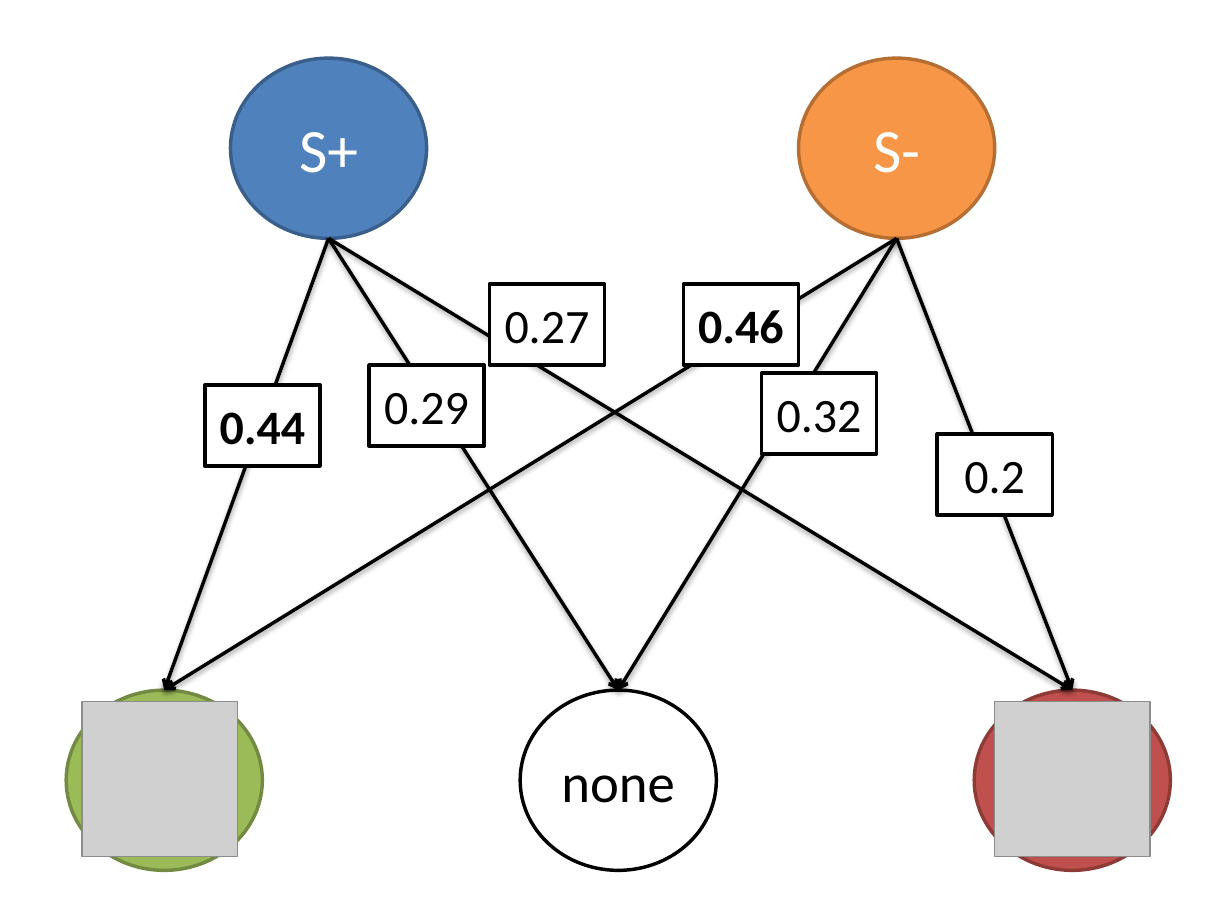
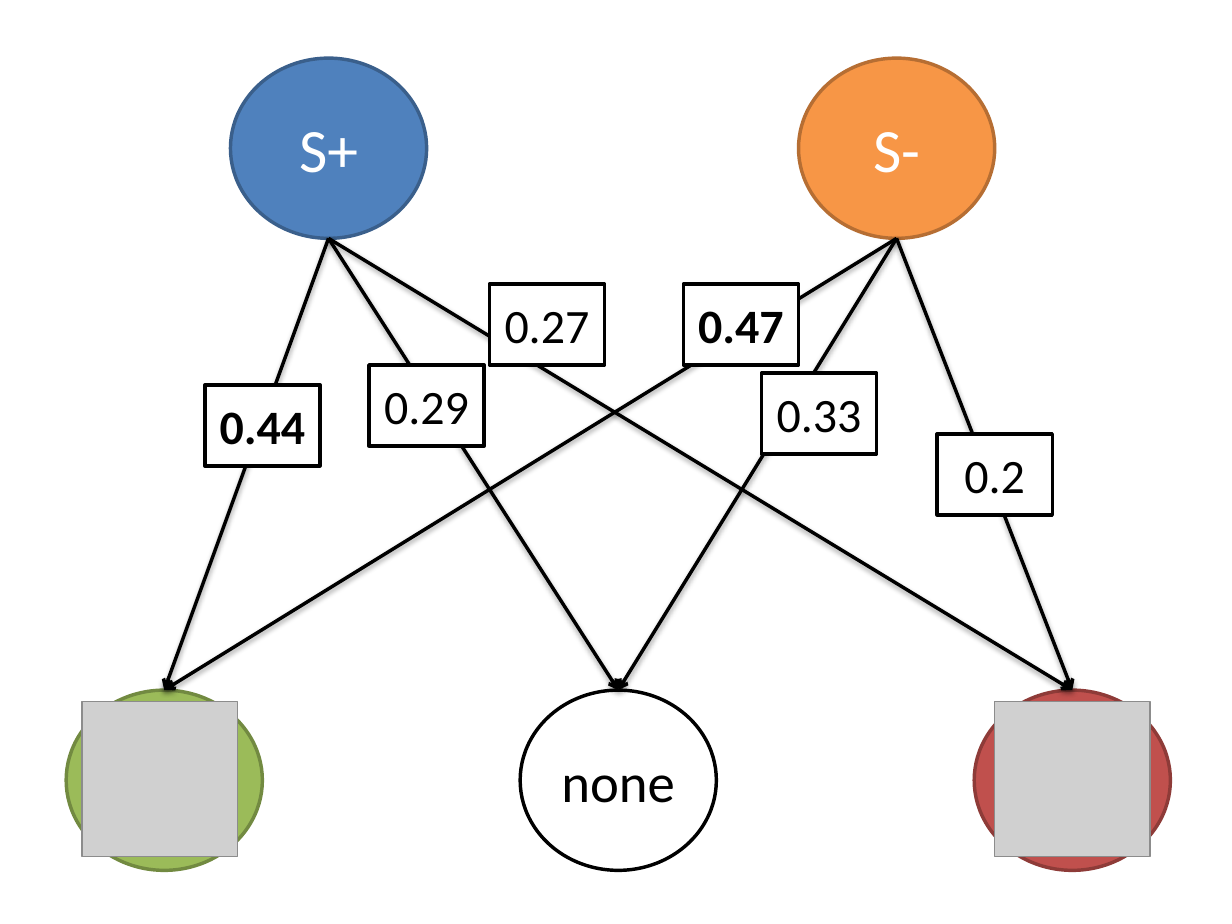
Before and after one commit to chili-epfl/paper-ro_man2016-fformation, a slide deck: slide 2 of figures/states/states.pptx. Drawn at 1232x924 pixels with LibreOffice and Linux fonts; fonts in the diff are those of the drawing; grey boxes stand for pictures. Boxes give left, top, right and bottom in pixels: in the first picture for what was removed or moved away, otherwise in the second. Text is boxed around its words. In the diff, an @@ line names an element or a change of style, - is before the commit and + after.

```diff
--- a/figures/states/states.pptx
+++ b/figures/states/states.pptx
@@ text in rectangle at (698,311,783,344): text changed @@
-0.46
+0.47
@@ text in rectangle at (777,401,862,433): text changed @@
-0.32
+0.33
```
Also in this commit, not shown: 1 other slide changed, 7 other files.
